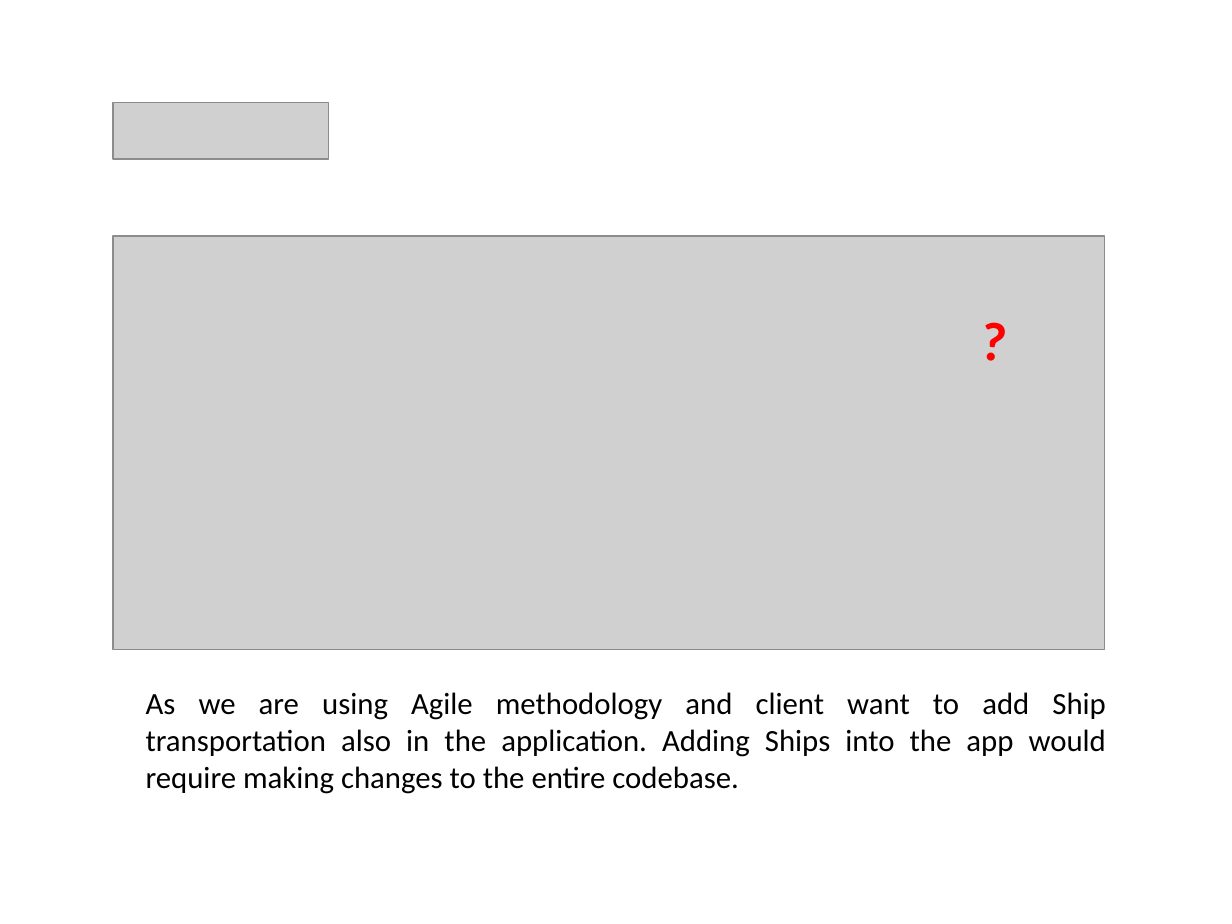
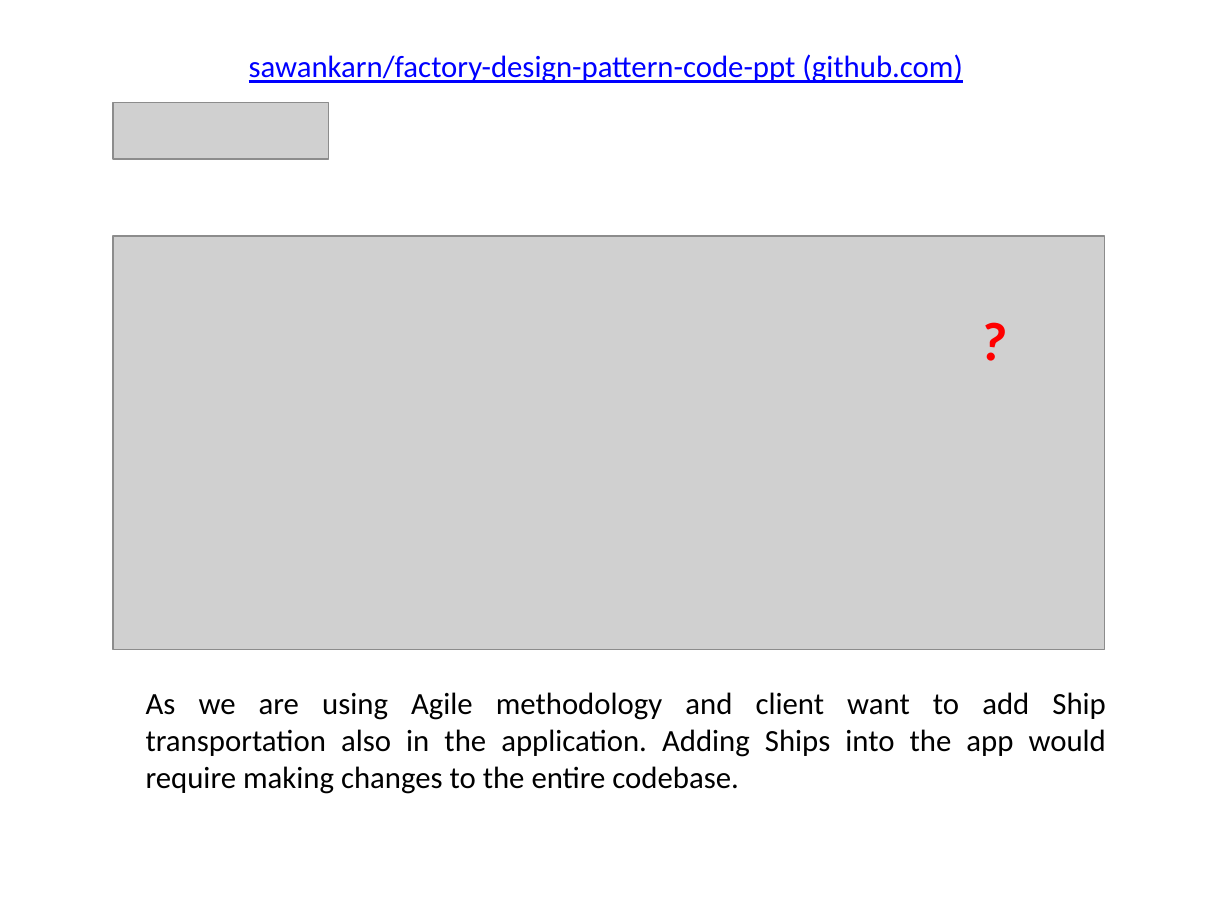
Before and after one commit to sawankarn/factory-design-pattern-code-ppt, a slide deck: slide 5 of factory-design-pattern.pptx. Drawn at 1232x924 pixels with LibreOffice and Linux fonts; fonts in the diff are those of the drawing; grey boxes stand for pictures. Boxes give left, top, right and bottom in pixels: in the first picture for what was removed or moved away, otherwise in the second. Text is boxed around its words. In the diff, an @@ line names an element or a change of style, - is before the commit and + after.

```diff
--- a/factory-design-pattern.pptx
+++ b/factory-design-pattern.pptx
@@ text added at (249,54,962,83), 18 pt, text #0000FF, underline @@
+sawankarn/factory-design-pattern-code-ppt (github.com)
```
Also in this commit, not shown: 3 other slides changed, 3 slides added, 3 slides removed.
